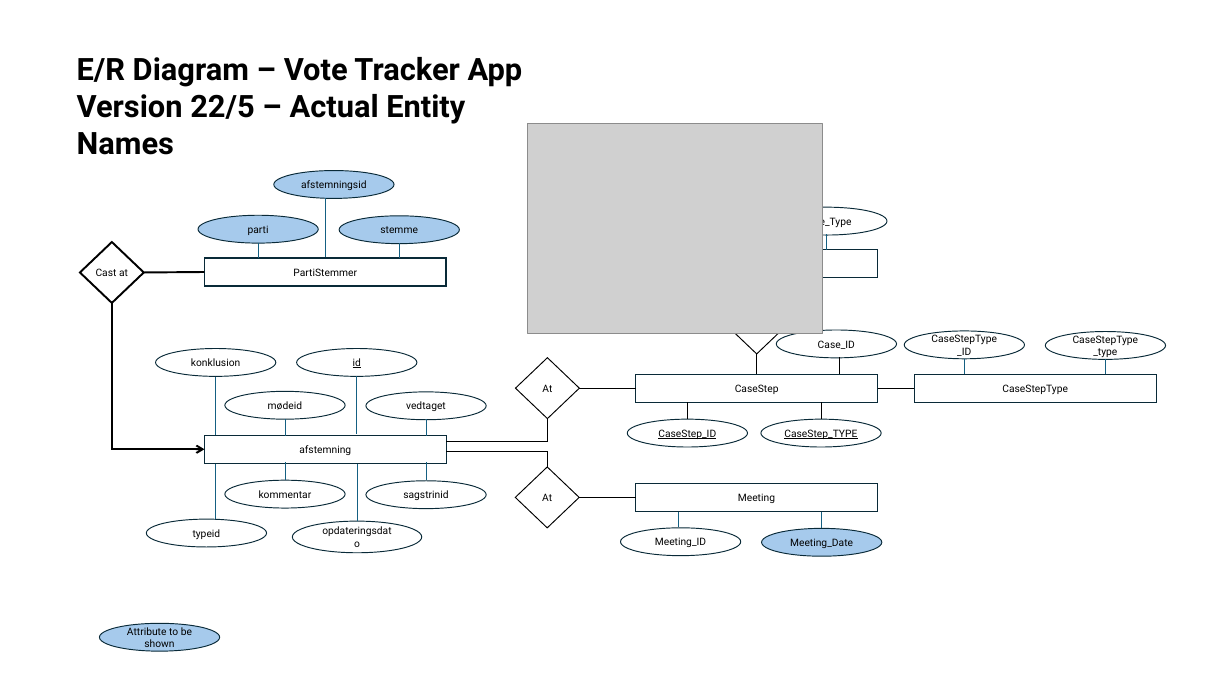
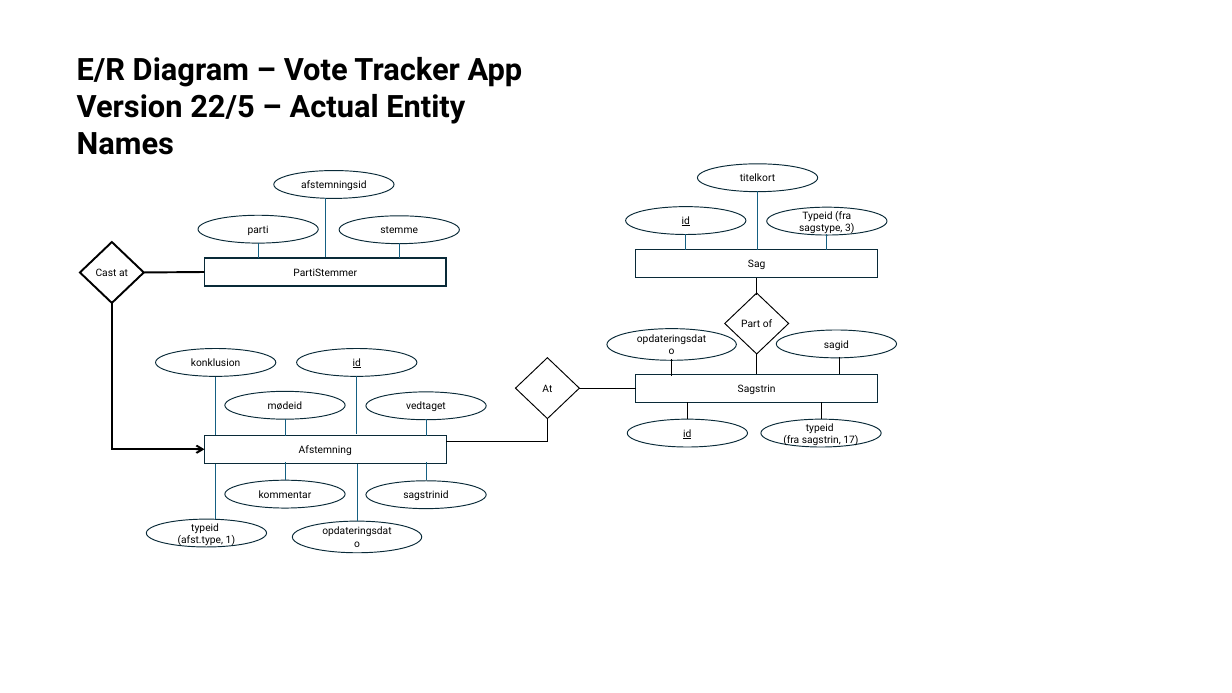
Before and after one commit to VonBandersnatch/disproject, a slide deck: slide 1 of ER_4.pptx (slide 3 before the commit). Drawn at 1232x693 pixels with LibreOffice and Linux fonts; fonts in the diff are those of the drawing; grey boxes stand for pictures. Boxes give left, top, right and bottom in pixels: in the first picture for what was removed or moved away, otherwise in the second. Text is boxed around its words. In the diff, an @@ line names an element or a change of style, - is before the commit and + after.

```diff
--- a/ER_4.pptx
+++ b/ER_4.pptx
@@ picture removed at (528,124,823,334) @@
@@ fill #A6CAEC to #FFFFFF in 3 elements at (198,215,318,243), (339,216,459,244), (274,171,394,199) @@
@@ ellipse added at (698,164,818,191), outline #092A39 0.75 pt, 8 pt, text #000000 @@
+titelkort
@@ ellipse "id": place and size @@
-ellipse "id" at (621,528,741,555)
+ellipse "id" at (626,207,746,235)
@@ line added from (757, 191) to (757, 250), #156082 0.75 pt @@
@@ text in ellipse at (682,216,690,226): text changed @@
-Meeting_ID
+id
@@ line moved from (679, 512) - (679, 528) to (686, 235) - (686, 250) @@
@@ text in ellipse at (799,211,854,235): text changed @@
-Case_Type
+Typeid (fra sagstype, 3)
@@ text in rectangle at (748,259,765,269): text added @@
+Sag
@@ line added from (757, 278) to (757, 295), #000000 0.75 pt @@
@@ ellipse added at (607,329,737,360), fill #FFFFFF, outline #092A39 0.75 pt, 8 pt, text #000000 @@
+opdateringsdato
@@ text in diamond at (741,319,772,327): text added @@
+Part of
@@ text in ellipse at (824,340,849,350): text changed @@
-Case_ID
+sagid
@@ ellipse removed at (905,331,1025,359) @@
-CaseStepType_ID
@@ line removed from (965, 359) to (965, 374) @@
@@ ellipse removed at (1045,332,1165,360) @@
-CaseStepType_type
@@ line removed from (1105, 359) to (1105, 374) @@
@@ line added from (672, 360) to (672, 376), #000000 0.75 pt @@
@@ text in rectangle at (738,384,776,394): text changed @@
-CaseStep
+Sagstrin
@@ line removed from (878, 388) to (915, 388) @@
@@ rectangle removed at (915,374,1157,402) @@
-CaseStepType
@@ text in rectangle at (299,445,352,455): text changed @@
-afstemning
+Afstemning
@@ text in ellipse at (683,429,691,439): text changed @@
-CaseStep_ID
+id
@@ text in ellipse at (783,423,858,447): text changed @@
-CaseStep_TYPE
+typeid
+(fra sagstrin, 17)
@@ elbow line removed from (547, 467) to (446, 452) @@
@@ diamond removed at (516,467,579,528) @@
-At
@@ line removed from (579, 497) to (636, 497) @@
@@ rectangle removed at (636,483,878,511) @@
-Meeting
@@ text in ellipse at (178,535,235,547): paragraph added @@
+(afst.type, 1)
@@ ellipse removed at (762,529,882,556) @@
-Meeting_Date
@@ line removed from (822, 512) to (822, 528) @@
@@ ellipse removed at (100,624,220,652) @@
-Attribute to be shown
```
Also in this commit, not shown: 2 slides removed, 2 other files.
